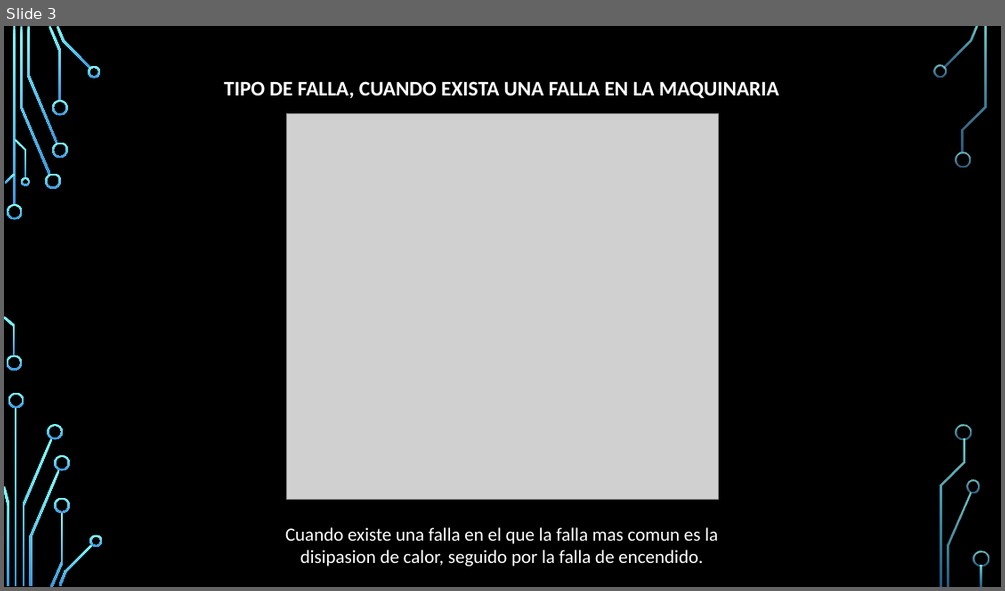
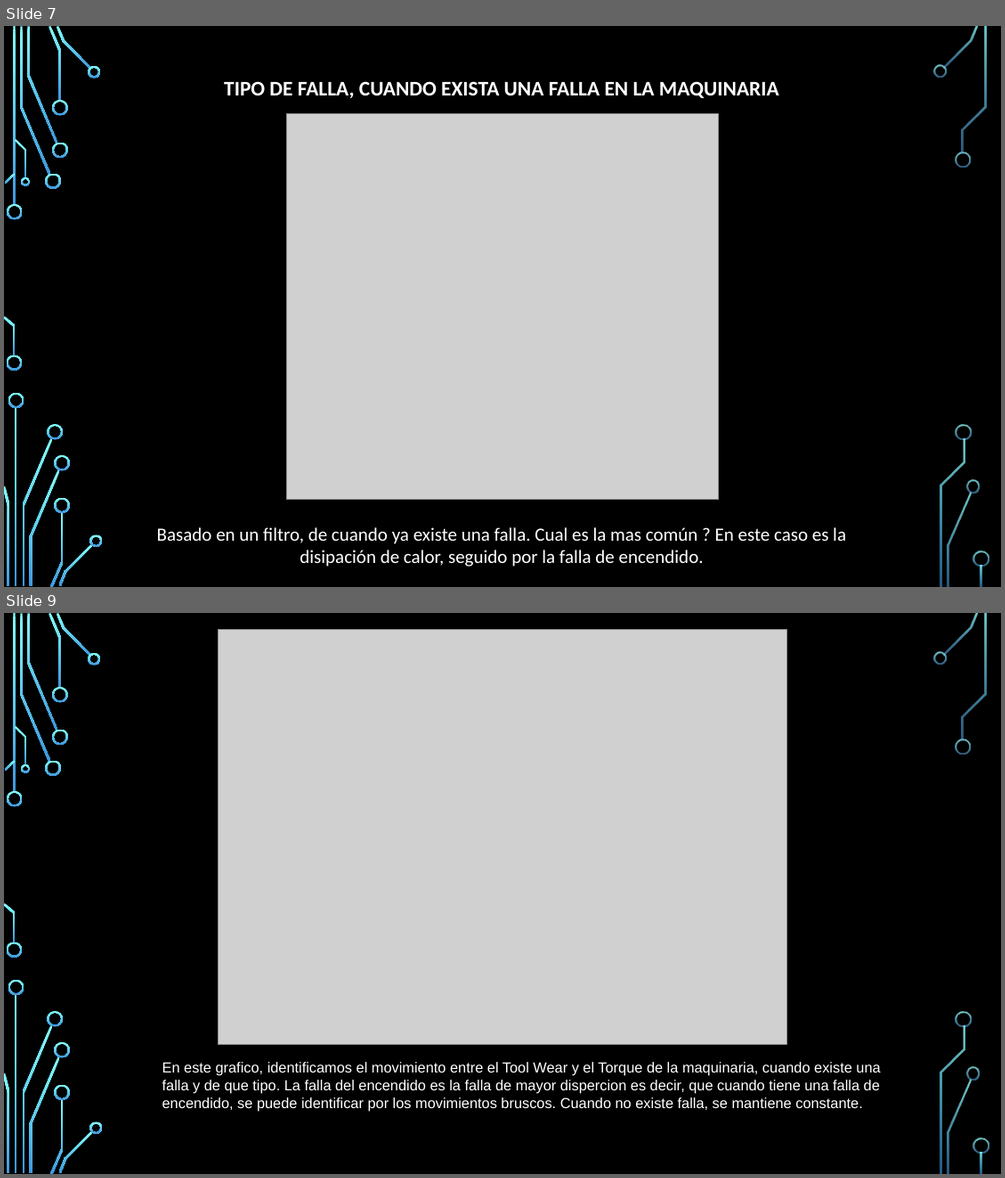
Before and after one commit to jhonnydss/Project_Maintenance, a slide deck: Proyecto_2.pptx. Shown one above the other, each under a label of ours: slide 3 before the commit, slides 7 and 9 after it; the slides between them are not shown. The pictures are 1005x591 and 1005x1178 pixels, drawn with LibreOffice and Linux fonts; fonts in the diff are those of the drawing; grey boxes stand for pictures; background and template pictures are left out. Boxes give left, top, right and bottom in pixels: in the first picture for what was removed or moved away, otherwise in the second. Text is boxed around its words. In the diff, an @@ line names an element or a change of style, - is before the commit and + after.

```diff
--- a/Proyecto_2.pptx
+++ b/Proyecto_2.pptx
@@ slide 9 added at bbox=[4, 613, 1001, 1174], background picture (left out); not listed: 36 template elements that a slide beside it also shows @@
@@ picture added at bbox=[218, 629, 787, 1045] @@
@@ text added at bbox=[162, 1062, 880, 1111], 14 pt, text #FFFFFF @@
+En este grafico, identificamos el movimiento entre el Tool Wear y el Torque de la maquinaria, cuando existe una falla y de que tipo. La falla del encendido es la falla de mayor dispercion es decir, que cuando tiene una falla de encendido, se puede identificar por los movimientos bruscos. Cuando no existe falla, se mantiene constante.
@@ what was slide 3 is now slide 7 @@
@@ slide 7 changed as well @@
@@ text at bbox=[157, 527, 846, 566]: text changed @@
-Cuando existe una falla en el que la falla mas comun es la
-disipasion de calor, seguido por la falla de encendido.
+Basado en un filtro, de cuando ya existe una falla. Cual es la mas común ? En este caso es la
+disipación de calor, seguido por la falla de encendido.
```
Also in this commit, not shown: 1 other slide changed, 14 other slides added, 5 slides removed.
